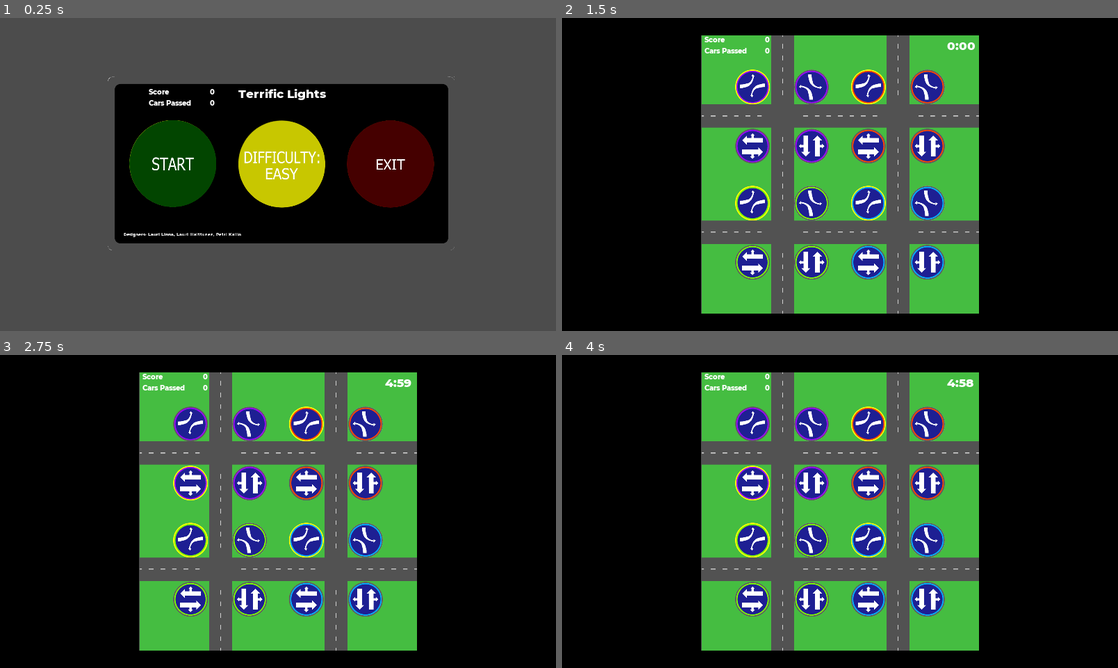
Above: before the commit, frames 1-4 (two rows, left to right).
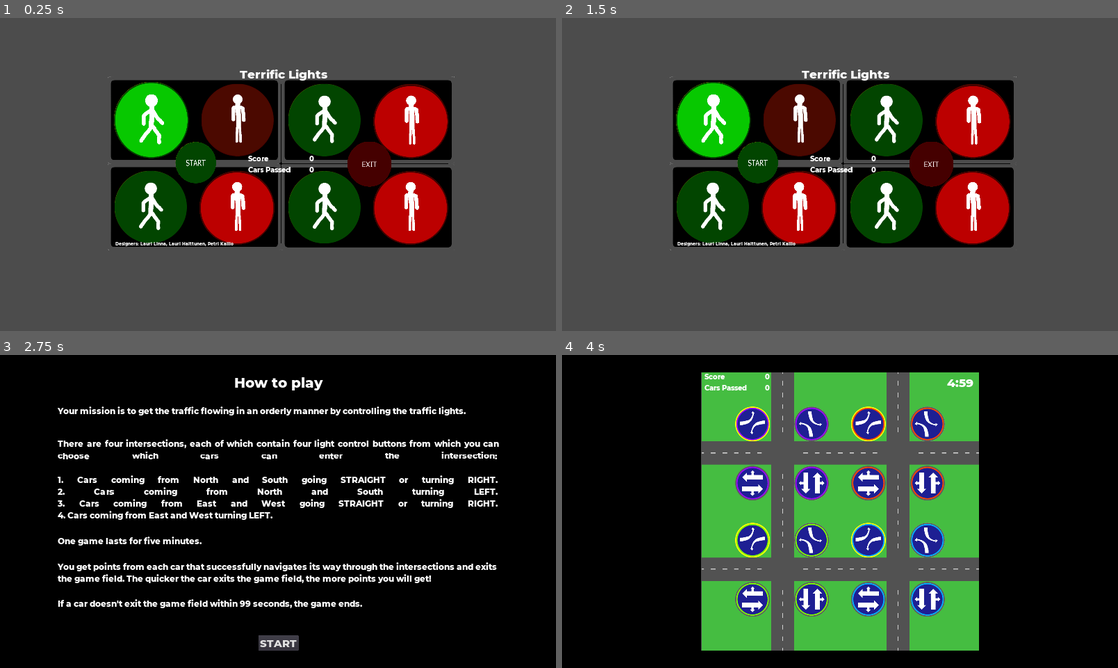
Above: after the commit, the same moments.

Repository: nicohi/terrific-lights-multiplayer
Game: Godot game, scene res://MainMenuMulti.tscn
Two runs of this game, one before a commit and one after it. Both use one fixed random seed, a clock stepped at 60 frames per second and the inputs below. Before the commit the project starts from res://MainMenu/MainMenu.tscn. Sound files missing from this copy of the repository are replaced by a short silence.
Inputs (mouse positions are in pixels of both pictures, inside the frame that each line leads up to):
- Up to frame 1 (0.25 s): no input
- Up to frame 2 (1.5 s): click (734, 165) at 0.52 s; click (840, 305) at 1.25 s, where only the run before the commit has a clickable "START"
- Up to frame 3 (2.75 s): click (194, 502) at 2.02 s
- Up to frame 4 (4 s): click (840, 642) at 2.75 s, where only the run after the commit has a clickable "START"; move the mouse to (962, 495) at 3.52 s; click (962, 495) at 3.67 s

The runs differ from the first frame. In frame 1, 26% of the frame differs, in the area x 19-82%, y 16-75%; in frame 2, 94%, in the area x 0-100%, y 0-100%; in frame 3, 47%; in frame 4, 0.2%.
Error before the commit: Invalid set index 'visible' (on base: 'null instance') with value of type 'int'. (res://MainMenuHard.gd:61)

Commit message:
Removed redundants

Diff:
--- a/DifficultyMenuMulti.tscn
+++ /dev/null
@@ -1,82 +0,0 @@
-[gd_scene load_steps=12 format=2]
-
-[ext_resource path="res://MainMenu/MenuButton.gd" type="Script" id=1]
-[ext_resource path="res://MainMenu/ExitButton.gd" type="Script" id=2]
-[ext_resource path="res://Sounds/8_MenuPress.wav" type="AudioStream" id=3]
-[ext_resource path="res://MainMenu/MultiMenuLights.png" type="Texture" id=4]
-[ext_resource path="res://MainMenu/OnOffExit.png" type="Texture" id=5]
-[ext_resource path="res://Sounds/6_MenuMouseEnter.wav" type="AudioStream" id=6]
-[ext_resource path="res://MainMenu/MultiStart.gd" type="Script" id=7]
-[ext_resource path="res://Menumulti.gd" type="Script" id=8]
-[ext_resource path="res://MainMenu/OnOffStart.png" type="Texture" id=9]
-[ext_resource path="res://DifficultyMenu.tscn" type="PackedScene" id=10]
-[ext_resource path="res://Sounds/terrific-lights-background-music.ogg" type="AudioStream" id=11]
-
-[node name="MainMenuMulti" type="Node2D"]
-script = ExtResource( 7 )
-
-[node name="DifficultyMenu" parent="." instance=ExtResource( 10 )]
-visible = false
-
-[node name="MainMenu" type="Node2D" parent="."]
-script = ExtResource( 8 )
-
-[node name="Sprite" type="Sprite" parent="MainMenu"]
-position = Vector2( 910, 558 )
-texture = ExtResource( 4 )
-
-[node name="ExitButton" type="Node2D" parent="MainMenu"]
-script = ExtResource( 1 )
-
-[node name="Button" type="Button" parent="MainMenu/ExitButton"]
-margin_left = 1120.0
-margin_top = 460.0
-margin_right = 1304.0
-margin_bottom = 652.0
-flat = true
-script = ExtResource( 2 )
-__meta__ = {
-"_edit_use_anchors_": false
-}
-
-[node name="Sprite" type="Sprite" parent="MainMenu/ExitButton/Button"]
-position = Vector2( 90.8727, 97.2181 )
-scale = Vector2( 0.601329, 0.593333 )
-texture = ExtResource( 5 )
-hframes = 2
-
-[node name="MouseEnter" type="AudioStreamPlayer2D" parent="MainMenu/ExitButton/Button"]
-stream = ExtResource( 6 )
-
-[node name="BtnPressed" type="AudioStreamPlayer2D" parent="MainMenu/ExitButton"]
-stream = ExtResource( 3 )
-
-[node name="StartButton" type="Node2D" parent="MainMenu"]
-
-[node name="BtnPressed" type="AudioStreamPlayer" parent="MainMenu/StartButton"]
-stream = ExtResource( 6 )
-
-[node name="Button" type="Button" parent="MainMenu/StartButton"]
-margin_left = 531.0
-margin_top = 479.0
-margin_right = 696.0
-margin_bottom = 645.0
-flat = true
-__meta__ = {
-"_edit_use_anchors_": false
-}
-
-[node name="MouseEnter" type="AudioStreamPlayer2D" parent="MainMenu/StartButton/Button"]
-
-[node name="Sprite" type="Sprite" parent="MainMenu/StartButton/Button"]
-position = Vector2( 81.9626, 79.29 )
-scale = Vector2( 0.56195, 0.554551 )
-texture = ExtResource( 9 )
-hframes = 2
-
-[node name="Player1" type="Node2D" parent="MainMenu"]
-
-[node name="MenuMusic" type="AudioStreamPlayer" parent="."]
-stream = ExtResource( 11 )
-volume_db = -3.0
-autoplay = true
--- a/MainMenu/MultiStart.gd
+++ /dev/null
@@ -1,34 +0,0 @@
-extends Node2D
-
-onready var mainMenu = $MainMenuMulti
-onready var difficultyMenu = $DifficultyMenu
-onready var difficultySprite = $MainMenuEasy/DifficultyButton/Button/Sprite
-
-var easyDiffTexture = preload("res://MainMenu/OnOffDiffEasy.png")
-var mediumDiffTexture = preload("res://MainMenu/OnOffDiffMedium.png")
-var hardDiffTexture = preload("res://MainMenu/OnOffDiffHard.png")
-
-func _ready():
-	difficultyMenu.visible = false
-	mainMenu.visible = true
-	mainMenu.connect("openDifficultyMenu", self, "_openDifficultyMenu")
-	difficultyMenu.connect("difficulty_set", self, "_onDifficultySet")
-
-func _openDifficultyMenu():
-	mainMenu.visible = false
-	difficultyMenu.visible = true
-
-func _set_difficulty_sprite(difficulty):
-	match difficulty:
-		Globals.DIFFICULTY_EASY:
-			difficultySprite.texture = easyDiffTexture
-		Globals.DIFFICULTY_MEDIUM:
-			difficultySprite.texture = mediumDiffTexture
-		Globals.DIFFICULTY_HARD:
-			difficultySprite.texture = hardDiffTexture
-
-func _onDifficultySet(difficulty):
-	Globals.current_difficulty = difficulty
-
-	mainMenu.visible = true
-	difficultyMenu.visible = false
--- a/MainMenu/MultiStart.tscn
+++ /dev/null
@@ -1,9 +0,0 @@
-[gd_scene load_steps=3 format=2]
-
-[ext_resource path="res://DifficultyMenuMulti.tscn" type="PackedScene" id=1]
-[ext_resource path="res://MainMenu/MultiStart.gd" type="Script" id=2]
-
-[node name="MultiStart" type="Node2D"]
-script = ExtResource( 2 )
-
-[node name="MainMenuMulti" parent="." instance=ExtResource( 1 )]
--- a/MainMenuHard.gd
+++ b/MainMenuHard.gd
@@ -18,7 +18,7 @@
 onready var standing4 = $FirstPlayer4/Standing
 onready var walking4 = $FirstPlayer4/Walking
 
-var players = 3
+var players = 1
 
 func _ready():
 	start.connect("button_pressed", self, "_on_StartButton_pressed")
@@ -39,39 +39,64 @@
 
 #func _on_Standing_visibility_changed():
 func changeVisibility(players):
-	if players == 1:
+	if players >= 1:
 		walking1.visible = 1
 		standing1.visible = 0
+	else:
+		walking1.visible = 0
+		standing1.visible = 1
+	if players >= 2:
+		walking2.visible = 1
+		standing2.visible = 0
+	else:
 		walking2.visible = 0
 		standing2.visible = 1
+	if players >= 3:
+		walking3.visible = 1
+		standing3.visible = 0
+	else:
 		walking3.visible = 0
 		standing3.visible = 1
+	if players >= 4:
+		walking4.visible = 1
+		standing4.visible = 0
+	else:
 		walking4.visible = 0
 		standing4.visible = 1
-	elif players == 2:
-		walking1.visible = 1
-		standing1.visible = 0
-		walking2.visible = 1
-		standing2.visible = 0
-		walking3.visible = 0
-		standing3.visible = 1
-		walking4.visible = 0
-		standing4.visible = 1
-	elif players == 3:
-		walking1.visible = 1
-		standing1.visible = 0
-		walking2.visible = 1
-		standing2.visible = 0
-		walking3.visible = 1
-		standing3.visible = 0
-		walking4.visible = 0
-		standing4.visible = 1
-	elif players == 4:
-		walking1.visible = 1
-		standing1.visible = 0
-		walking2.visible = 1
-		standing2.visible = 0
-		walking3.visible = 1
-		standing3.visible = 0
-		walking4.visible = 1
-		standing4.visible = 0
+
+#	if players == 1:
+#		walking1.visible = 1
+#		standing1.visible = 0
+#		walking2.visible = 0
+#		standing2.visible = 1
+#		walking3.visible = 0
+#		standing3.visible = 1
+#		walking4.visible = 0
+#		standing4.visible = 1
+#	elif players == 2:
+#		walking1.visible = 1
+#		standing1.visible = 0
+#		walking2.visible = 1
+#		standing2.visible = 0
+#		walking3.visible = 0
+#		standing3.visible = 1
+#		walking4.visible = 0
+#		standing4.visible = 1
+#	elif players == 3:
+#		walking1.visible = 1
+#		standing1.visible = 0
+#		walking2.visible = 1
+#		standing2.visible = 0
+#		walking3.visible = 1
+#		standing3.visible = 0
+#		walking4.visible = 0
+#		standing4.visible = 1
+#	elif players == 4:
+#		walking1.visible = 1
+#		standing1.visible = 0
+#		walking2.visible = 1
+#		standing2.visible = 0
+#		walking3.visible = 1
+#		standing3.visible = 0
+#		walking4.visible = 1
+#		standing4.visible = 0
--- a/MainMenuMulti.tscn
+++ b/MainMenuMulti.tscn
@@ -9,6 +9,7 @@
 [ext_resource path="res://MainMenu/WalkerStand.png" type="Texture" id=7]
 [ext_resource path="res://MainMenu/Label.tscn" type="PackedScene" id=8]
 [ext_resource path="res://MainMenu/WalkerWalk.png" type="Texture" id=9]
+[ext_resource path="res://Sounds/terrific-lights-background-music.ogg" type="AudioStream" id=10]
 [ext_resource path="res://UI/ScoreDisplay.tscn" type="PackedScene" id=11]
 
 [node name="MainMenuEasy" type="Node2D"]
@@ -136,6 +137,11 @@
 margin_right = 1071.05
 margin_bottom = 516.804
 
+[node name="AudioStreamPlayer" type="AudioStreamPlayer" parent="."]
+stream = ExtResource( 10 )
+volume_db = -3.0
+autoplay = true
+
 [connection signal="visibility_changed" from="FirstPlayer/Walking" to="." method="_on_Standing_visibility_changed"]
 
 [editable path="StartButton"]
--- a/Menumulti.gd
+++ /dev/null
@@ -1,18 +0,0 @@
-extends Node2D
-
-signal openDifficultyMenu
-
-onready var start = $StartButton
-onready var exit = $ExitButton
-
-func _ready():
-	start.connect("button_pressed", self, "_on_StartButton_pressed")
-	exit.connect("button_pressed", self, "_on_ExitButton_pressed")
-
-func _on_ExitButton_pressed():
-	get_tree().quit()
-
-
-func _on_StartButton_pressed():
-	EngineConfig.car_engines_on = 0
-	get_tree().change_scene("res://Map/Map.tscn")
--- a/project.godot
+++ b/project.godot
@@ -45,7 +45,7 @@
 [application]
 
 config/name="terrific-lights"
-run/main_scene="res://MainMenu/MainMenu.tscn"
+run/main_scene="res://MainMenuMulti.tscn"
 config/icon="res://icon.png"
 
 [autoload]
Not shown: 1 places in MainMenuMulti.tscn that only renumber resources
